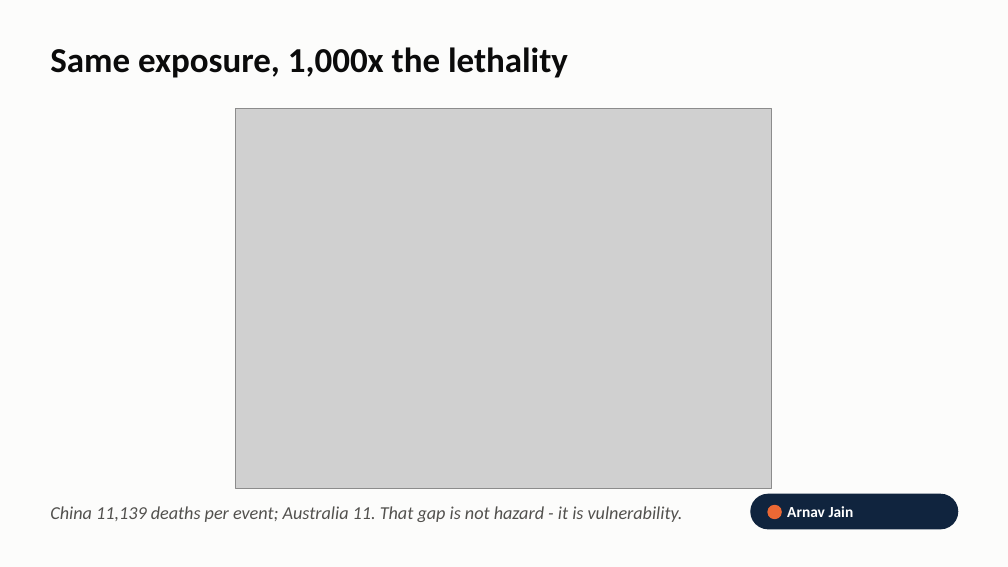
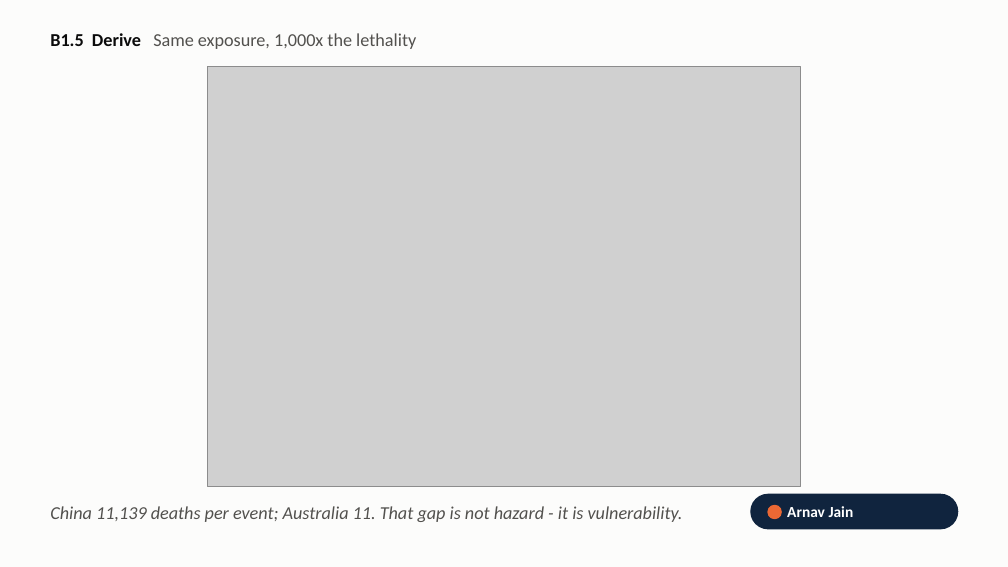
Before and after one commit to kalpitphogat/Dv_Assignment_1, a slide deck: slide 12 of slides/DAS732_A1_Video_Demo.pptx. Drawn at 1008x567 pixels with LibreOffice and Linux fonts; fonts in the diff are those of the drawing; grey boxes stand for pictures. Boxes give left, top, right and bottom in pixels: in the first picture for what was removed or moved away, otherwise in the second. Text is boxed around its words. In the diff, an @@ line names an element or a change of style, - is before the commit and + after.

```diff
--- a/slides/DAS732_A1_Video_Demo.pptx
+++ b/slides/DAS732_A1_Video_Demo.pptx
@@ text at (50, 33, 416, 49): text changed; size 25 to 13 pt; text colour #0B0B0B to #52514E; bold off @@
-Same exposure, 1,000x the lethality
+B1.5 Derive Same exposure, 1,000x the lethality
@@ picture: place and size @@
-picture at (236, 109, 772, 489)
+picture at (208, 67, 800, 487)
```
Also in this commit, not shown: 11 other slides changed, 24 other files.
